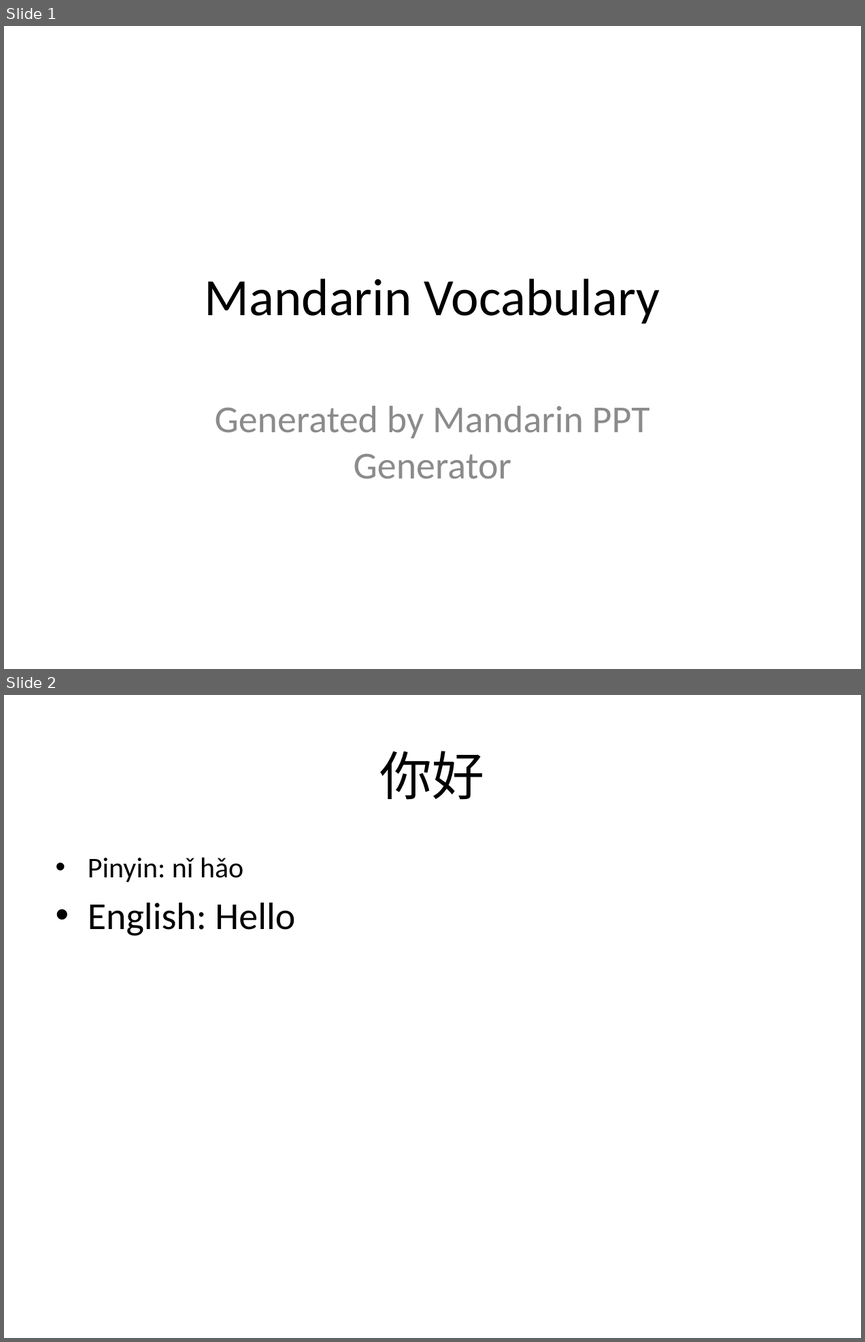
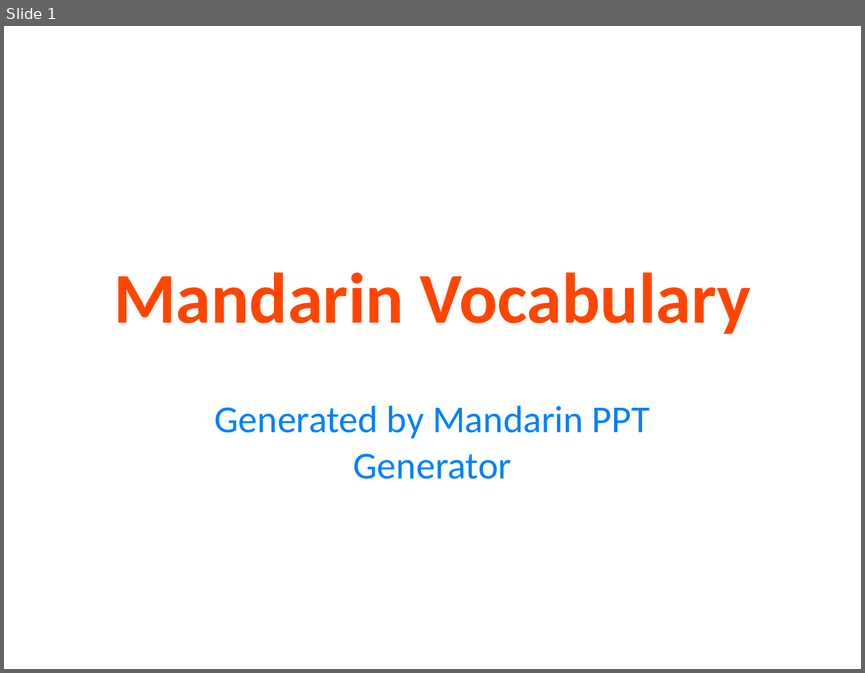
Before and after one commit to t1anzn/Mandarin-PPT-Generator, a slide deck: Mandarin_Vocabulary_PPT.pptx. Shown one above the other, each under a label of ours: slides 1 and 2 before the commit, slide 1 after it. The pictures are 865x1342 and 865x673 pixels, drawn with LibreOffice and Linux fonts; fonts in the diff are those of the drawing. Boxes give left, top, right and bottom in pixels: in the first picture for what was removed or moved away, otherwise in the second. Text is boxed around its words. In the diff, an @@ line names an element or a change of style, - is before the commit and + after.

```diff
--- a/Mandarin_Vocabulary_PPT.pptx
+++ b/Mandarin_Vocabulary_PPT.pptx
@@ slide 2 removed at [4, 695, 861, 1338], background #FFFFFF @@
@@ title removed at [380, 751, 485, 800] @@
-你好
@@ text removed at [88, 857, 295, 936] @@
-• Pinyin: nǐ hǎo
-• English: Hello
@@ slide 1 changed as well @@
@@ title "Mandarin Vocabulary" at [113, 272, 751, 334]: size 44 to 60 pt, text colour #000000 to #FF4500, bold on @@
@@ subtitle "Generated by Mandarin PPT Generator" at [215, 405, 650, 479]: text colour #8C8C8C to #0080FF @@
```
Also in this commit, not shown: 15 slides added, 2 other slides removed, 22 other files.
